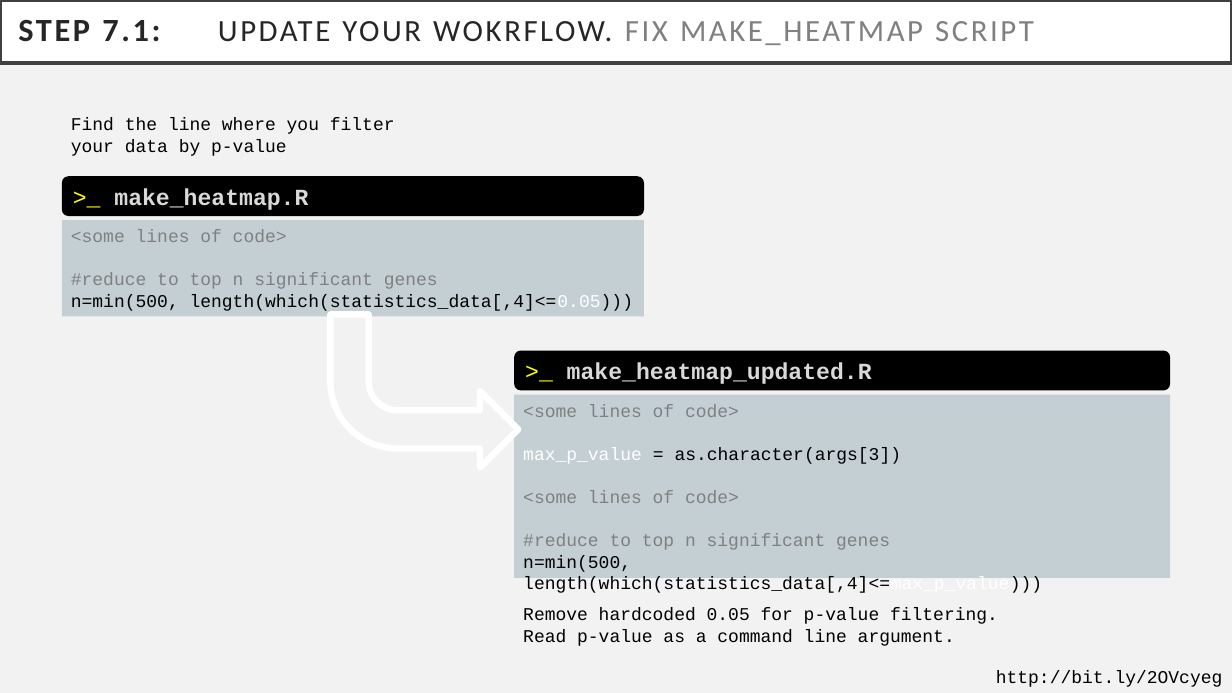
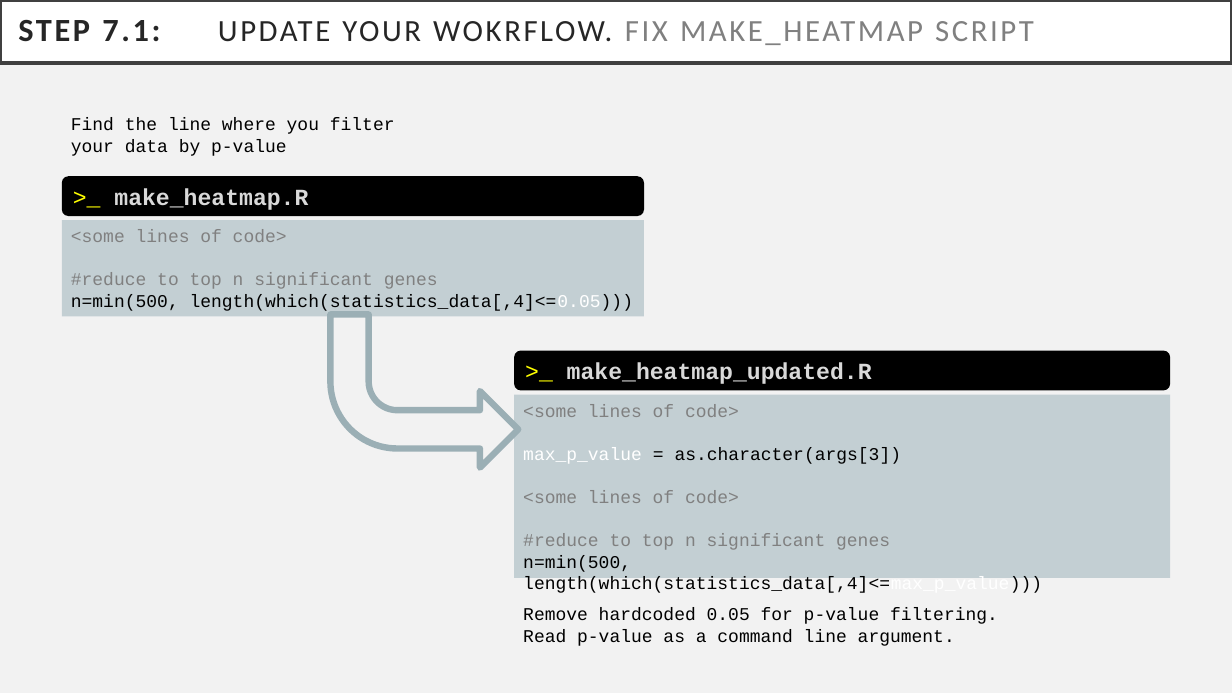
Before and after one commit to michael-kotliar/cwl_training, a slide deck: slide 9 of slides/cwl_workshop.pptx (slide 8 before the commit). Drawn at 1232x693 pixels with LibreOffice and Linux fonts; fonts in the diff are those of the drawing. Boxes give left, top, right and bottom in pixels: in the first picture for what was removed or moved away, otherwise in the second. Text is boxed around its words. In the diff, an @@ line names an element or a change of style, - is before the commit and + after.

```diff
--- a/slides/cwl_workshop.pptx
+++ b/slides/cwl_workshop.pptx
@@ bent arrow at (x1=331, y1=314, x2=518, y2=468): outline #FFFFFF 5 pt to #9BAFB5 5 pt @@
@@ text removed at (x1=996, y1=670, x2=1223, y2=687) @@
-http://bit.ly/2OVcyeg
```
Also in this commit, not shown: 10 other slides changed, 1 slide added.
